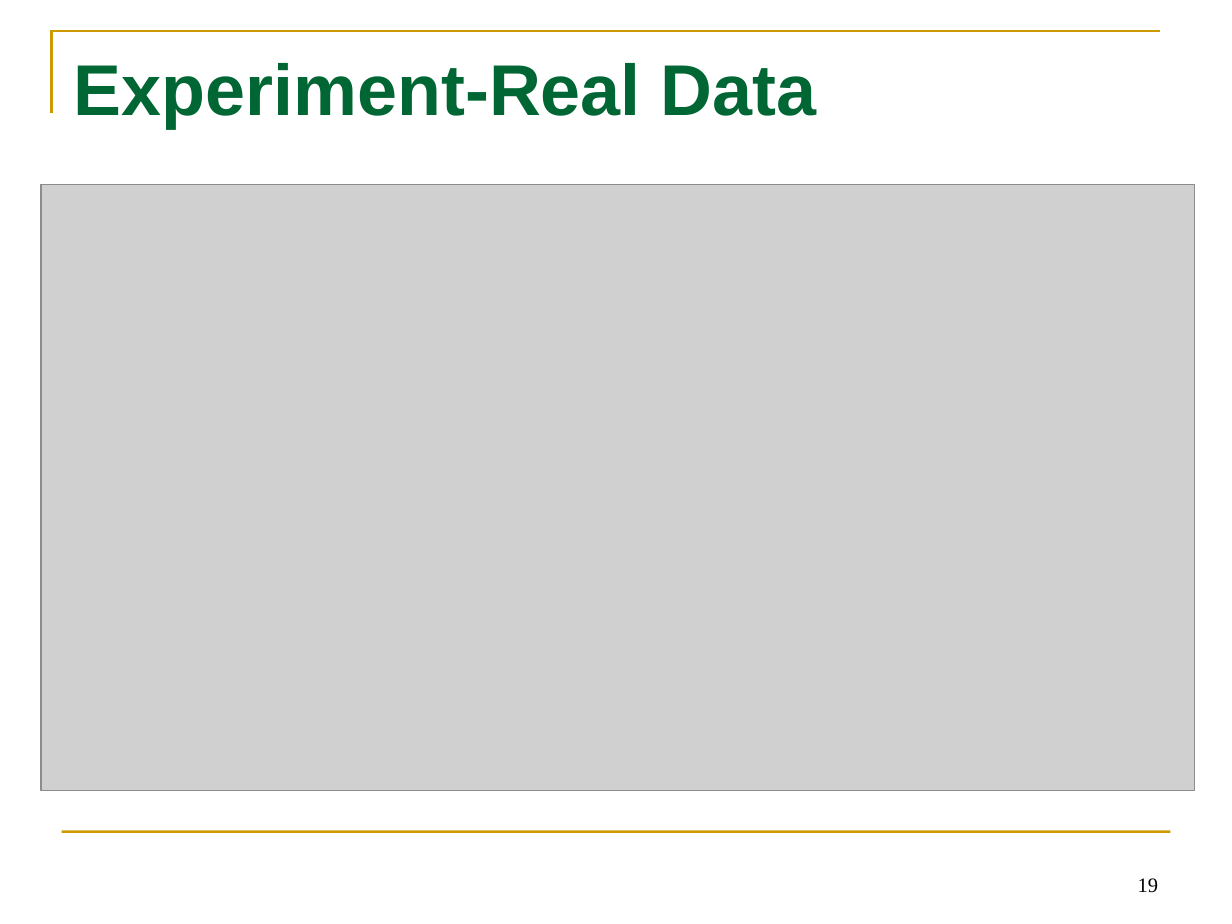
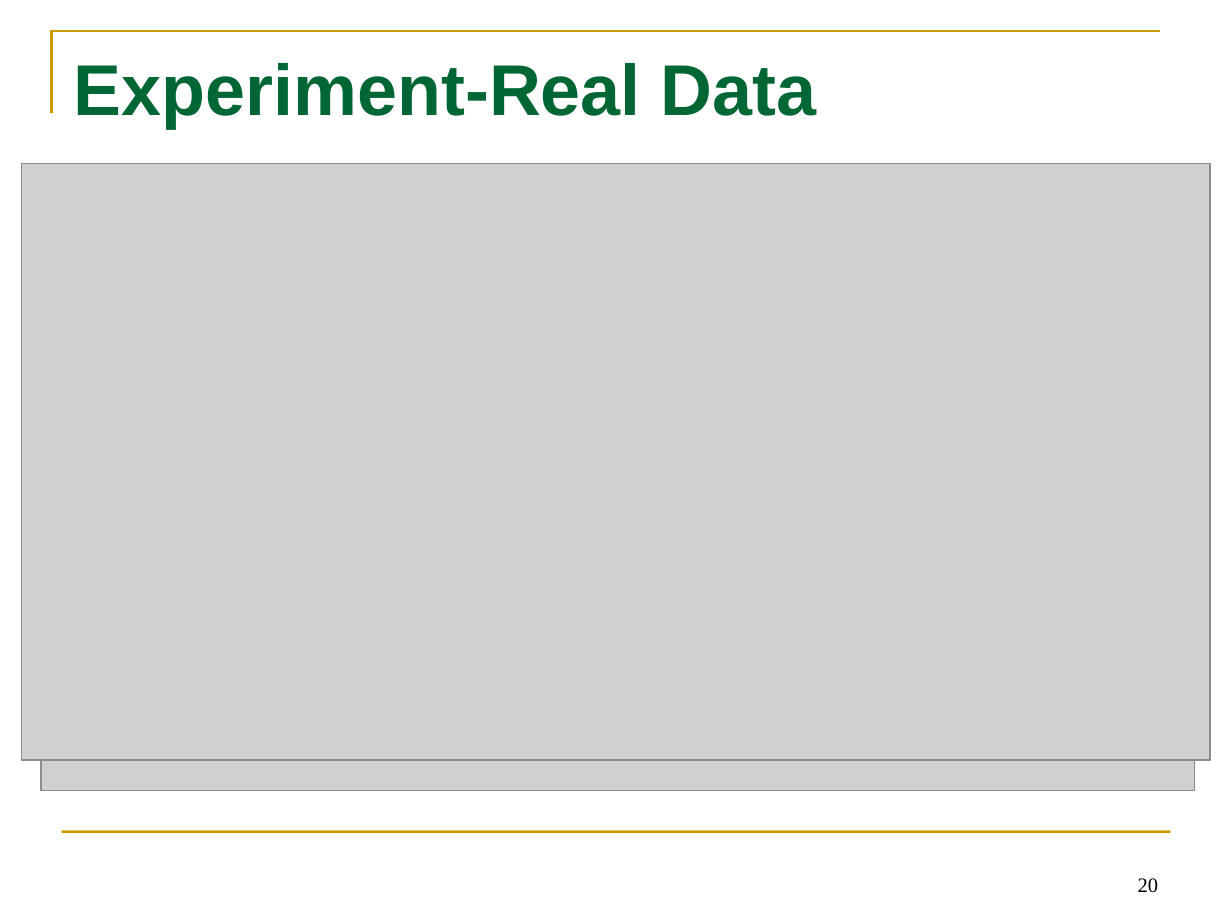
Before and after one commit to tttyy/Active-Learning, a slide deck: slide 20 of presentation/Activelearning.pptx (slide 19 before the commit). Drawn at 1232x924 pixels with LibreOffice and Linux fonts; fonts in the diff are those of the drawing; grey boxes stand for pictures. Boxes give left, top, right and bottom in pixels: in the first picture for what was removed or moved away, otherwise in the second. Text is boxed around its words. In the diff, an @@ line names an element or a change of style, - is before the commit and + after.

```diff
--- a/presentation/Activelearning.pptx
+++ b/presentation/Activelearning.pptx
@@ picture added at bbox=[22, 164, 1211, 760] @@
@@ page number at bbox=[1138, 878, 1158, 893]: text changed @@
-19
+20
```
Also in this commit, not shown: 2 other slides changed, 1 slide added, 1 other file.
